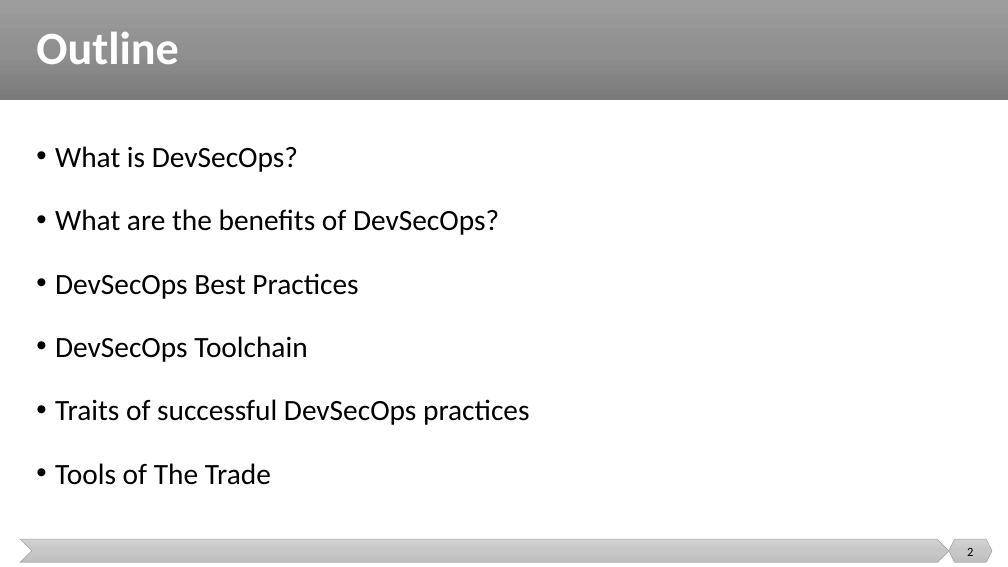
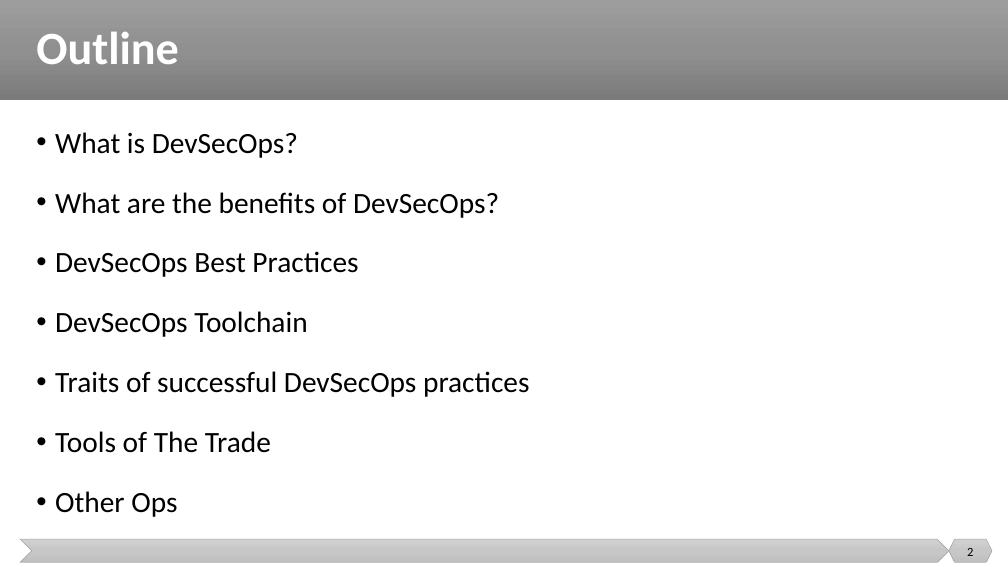
Before and after one commit to malenezi/malenezi, a slide deck: slide 2 of SE489/Lectures/9-DevSecOps/DevSecOps.pptx. Drawn at 1008x567 pixels with LibreOffice and Linux fonts; fonts in the diff are those of the drawing. Boxes give left, top, right and bottom in pixels: in the first picture for what was removed or moved away, otherwise in the second. Text is boxed around its words. In the diff, an @@ line names an element or a change of style, - is before the commit and + after.

```diff
--- a/SE489/Lectures/9-DevSecOps/DevSecOps.pptx
+++ b/SE489/Lectures/9-DevSecOps/DevSecOps.pptx
@@ text "What is DevSecOps?": place and size @@
-text "What is DevSecOps?" at [55,146,529,485]
+text "What is DevSecOps?" at [55,132,529,517]
@@ text at [55,132,529,453]: line spacing 1.5 to 1.4 @@
@@ text at [55,491,177,517]: paragraph added @@
+• Other Ops
```
Also in this commit, not shown: 10 slides added, 1 other file.
